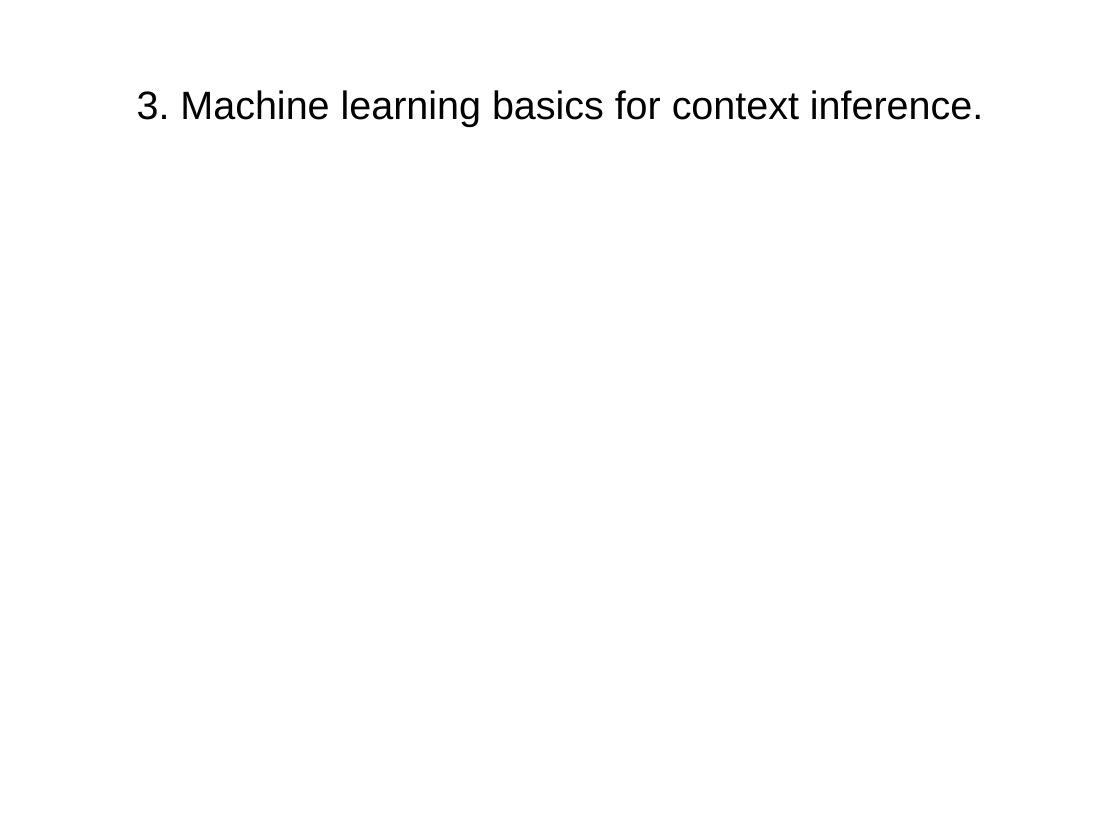
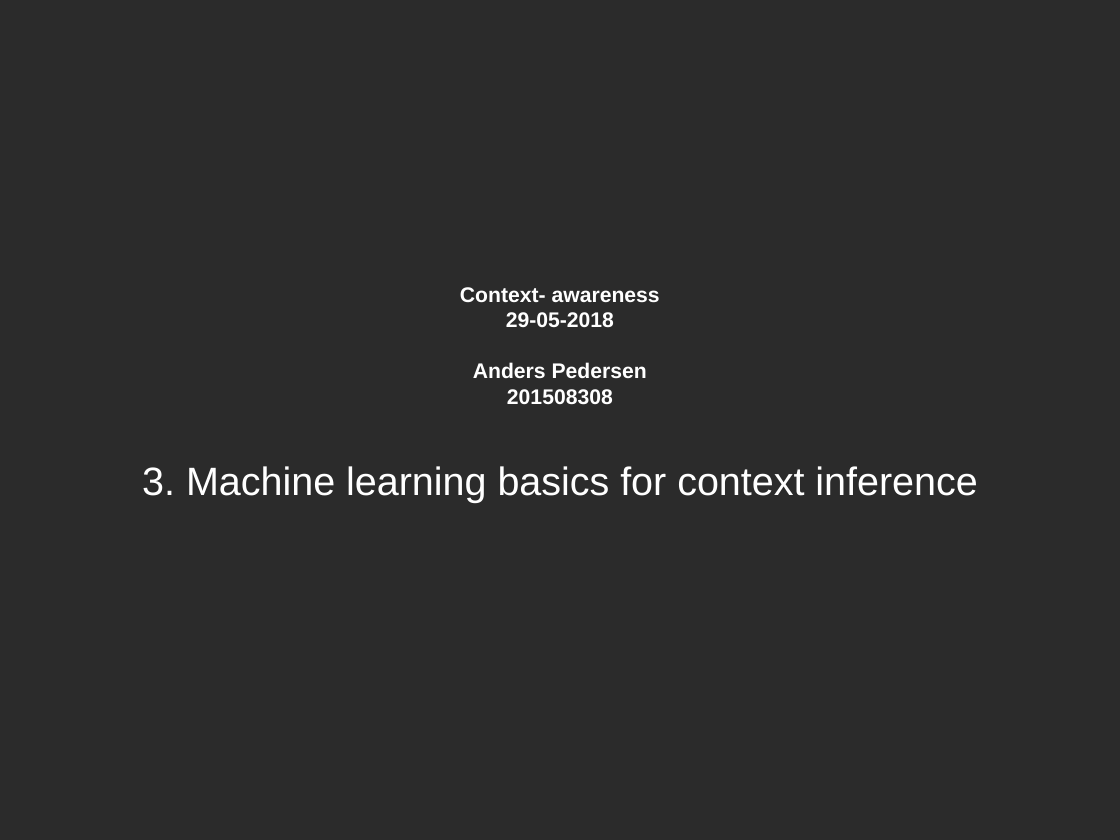
Before and after one commit to AndersHP/ContextAwarenessEksamen, a slide deck: slide 1 of 3MachineLearningBasicsContextInference.odp. Drawn at 1120x840 pixels with LibreOffice and Linux fonts; fonts in the diff are those of the drawing; background and template pictures are left out; a plain dark background stands for a picture behind light text. Boxes give left, top, right and bottom in pixels: in the first picture for what was removed or moved away, otherwise in the second. Text is boxed around its words. In the diff, an @@ line names an element or a change of style, - is before the commit and + after.

```diff
--- a/3MachineLearningBasicsContextInference.odp
+++ b/3MachineLearningBasicsContextInference.odp
@@ background #FFFFFF to picture (left out) @@
@@ title at box(142, 287, 977, 502): text changed; size 28 to 15 pt; text colour #000000 to #FFFFFF; bold on @@
-3. Machine learning basics for context inference.
+Context- awareness
+29-05-2018
+Anders Pedersen
+201508308
+3. Machine learning basics for context inference
```
Also in this commit, not shown: 7 slides added, 3 other files.
